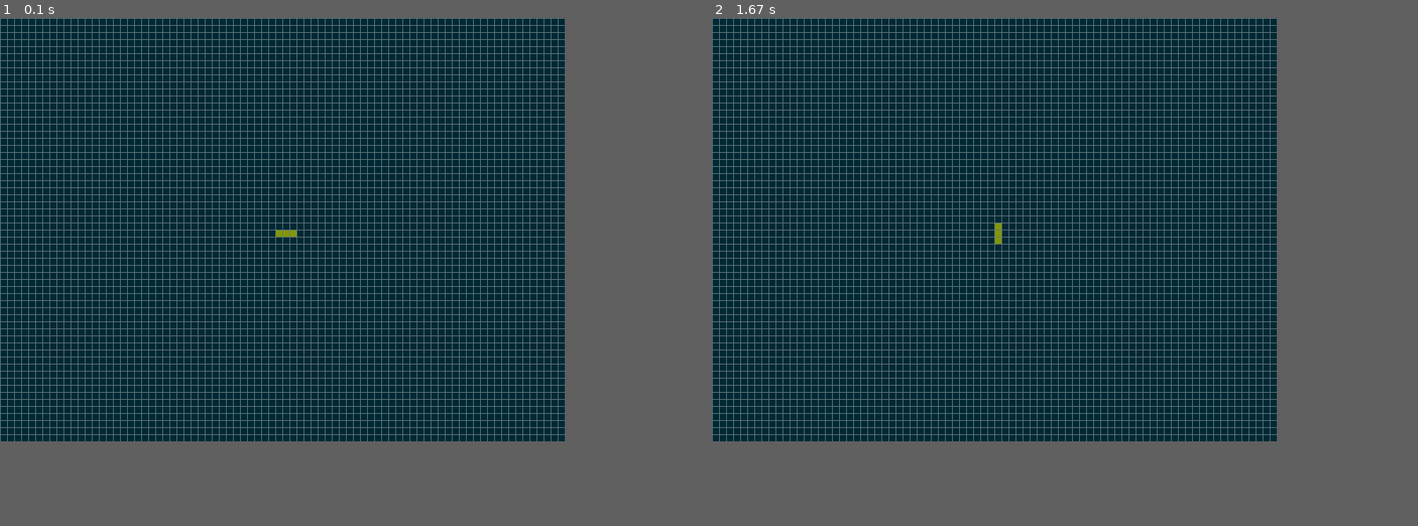
Above: before the commit, frames 1-2 (left to right).
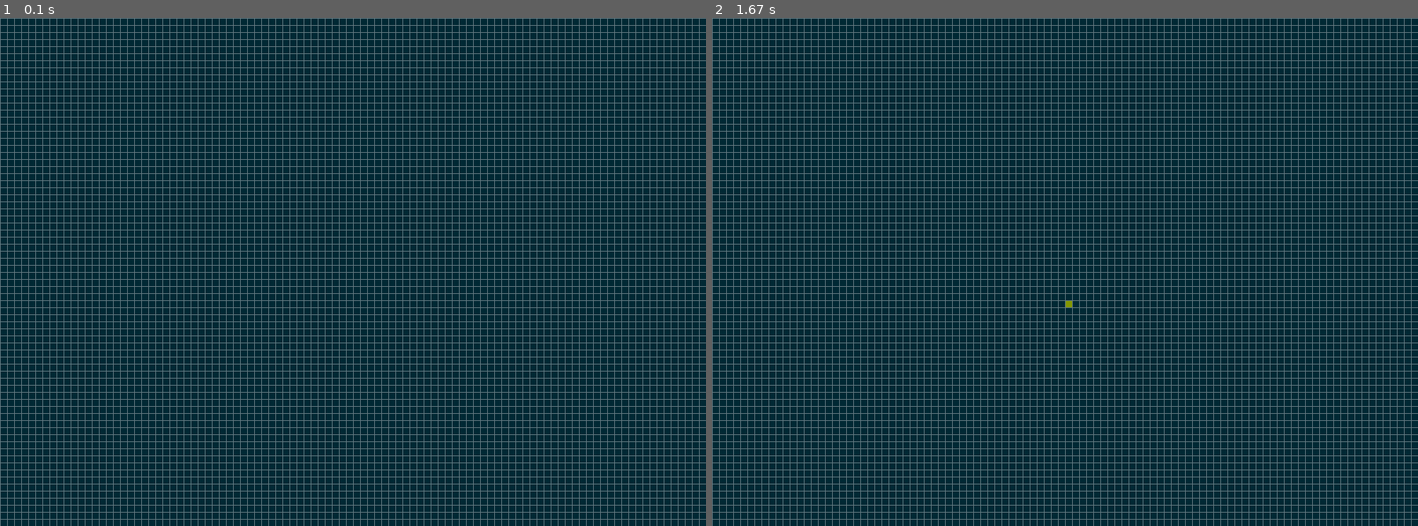
Above: after the commit, the same moments.

Repository: Explorer001/Pygame
Game: pygame game, started from Life/life.py
Same seed, same stepped clock (60 frames per second), same inputs: the game is played once before the commit and once after it. The source is Python 2; it was converted automatically to run under Python 3.
Inputs (mouse positions are in pixels of both pictures, inside the frame that each line leads up to):
- Up to frame 1 (0.1 s): no input
- Up to frame 2 (1.67 s): press the mouse at (1065, 302) at 0.37 s; move the mouse to (980, 292) at 0.47 s; release the mouse at (895, 277) at 0.6 s
In our replay, the window is 720x540 before the commit and 900x648 after it. These sizes can differ from the game's own. Grey fills any space a smaller window leaves; there, only what the larger window draws over its background counts as a difference.

The runs differ from the first frame. In frame 1, 7.0% of the frame differs, in the area x 0-100%, y 0-100%; in frame 2, 7.0%.

Commit message:
Added Mouse Support to draw things

Diff:
--- a/Life/life.py
+++ b/Life/life.py
@@ -1,8 +1,9 @@
 import pygame
+import random
 import time
 
 pygame.init()
-windowSize = (800, 600)
+windowSize = (1000, 720)
 screen = pygame.display.set_mode(windowSize)
 pygame.display.set_caption('Life')
 clock = pygame.time.Clock()
@@ -12,8 +13,7 @@
 base03 = (0, 43, 54)
 base00 = (101, 123, 131)
 green = (133, 153, 0)
-
-boardSize = (10,10)
+red = (220, 50, 47)
 
 board = []
 dx = 0
@@ -83,27 +83,61 @@
 	return lifeCount
 
 def drawStructure(name, pos):
-	global board
+	global board, dx, dy
 	points = []
 	x,y = pos
 	if name == 'blinker':
 		points = [(x-1,y), (x,y),(x+1,y)]
+	elif name == 'explosion':
+		points = [(x-1,y-1),(x-1,y-2),(x-1,y-3),(x,y-3),(x+1,y-3),(x+1,y-2),(x+1,y-1),(x-1,y+1),(x-1,y+2),(x-1,y+3),(x,y+3),(x+1,y+3),(x+1,y+2),(x+1,y+1)]
+	elif name == 'pulsator':
+		points = [(x-4,y),(x-3,y),(x-2,y-1),(x-2,y+1),(x-1,y),(x,y),(x+1,y),(x+2,y),(x+3,y-1),(x+3,y+1),(x+4,y),(x+5,y)]
+	elif name == 'rPentomino':
+		points = [(x,y),(x,y-1),(x,y+1),(x-1,y),(x+1,y-1)]
+	elif name == 'random':
+		for fy in range(0,dy):
+			for fx in range(0,dx):
+				rtd = random.randint(1,10)
+				if rtd <= 6:
+					points.append((fx,fy))
 	for p in points:
 		tx,ty = p
 		board[ty][tx] = 1
 
+def editorMode():
+	global board, cellSize
+	while True:
+		pygame.event.get()
+		btn = pygame.mouse.get_pressed()
+		a,b,c = btn
+		if a == 1:
+			x,y = pygame.mouse.get_pos()
+			cx = x/cellSize
+			cy = y/cellSize
+			board[cy][cx] = (board[cy][cx]+1)%2
+			time.sleep(0.5)
+		elif c == 1:
+			return
+		printBoard()
+		pygame.display.update()
+		clock.tick(15)
+
 def main():
 	global board
 	buildBoard()
-	drawStructure('blinker',(40,30))
+	printBoard()
+	editorMode()
 	while True:
 		for event in pygame.event.get():
 			if event.type == pygame.QUIT:
 				pygame.quit()
 				quit()
+			if event.type == pygame.KEYDOWN:
+				if event.key == pygame.K_e:
+					editorMode()
 		printBoard()
 		getNextGen()
 		pygame.display.update()
-		clock.tick(2)
+		clock.tick(15)
 
 main()
